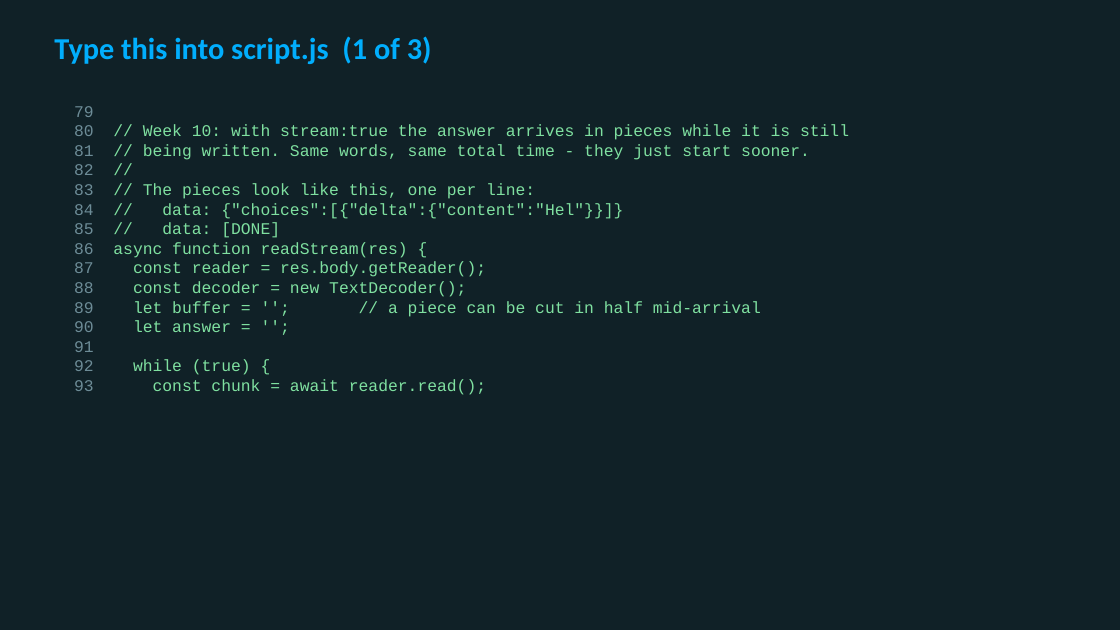
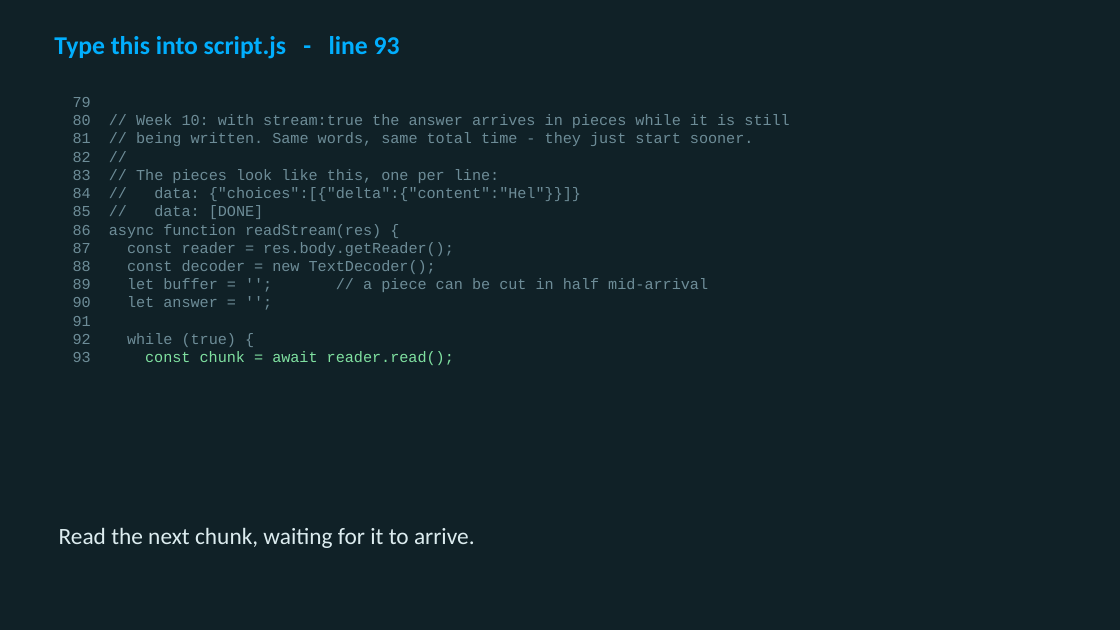
Before and after one commit to utgapps/utgapps.github.io, a slide deck: slide 18 of ai101/slides/week-10.pptx (slide 10 before the commit). Drawn at 1120x630 pixels with LibreOffice and Linux fonts; fonts in the diff are those of the drawing. Boxes give left, top, right and bottom in pixels: in the first picture for what was removed or moved away, otherwise in the second. Text is boxed around its words. In the diff, an @@ line names an element or a change of style, - is before the commit and + after.

```diff
--- a/ai101/slides/week-10.pptx
+++ b/ai101/slides/week-10.pptx
@@ text at box(54, 36, 400, 59): text changed; size 26 to 22 pt @@
-Type this into script.js (1 of 3)
+Type this into script.js - line 93
@@ text "79": place and size @@
-text "79" at box(74, 106, 849, 395)
+text "79" at box(73, 97, 789, 365)
@@ text "79" at box(73, 97, 789, 365): size 14 to 13 pt; text colour #7FE0A0 to #6D8C97 in "// Week 10: with stream:true the answer ...", "// being written. Same words, same total ...", "//", "// The pieces look like this, one ..." and 8 more places @@
@@ text added at box(59, 527, 475, 548), 20 pt, text #DCECEF @@
+Read the next chunk, waiting for it to arrive.
```
Also in this commit, not shown: 3 other slides changed, 31 slides added, 2 slides removed, 18 other files.
